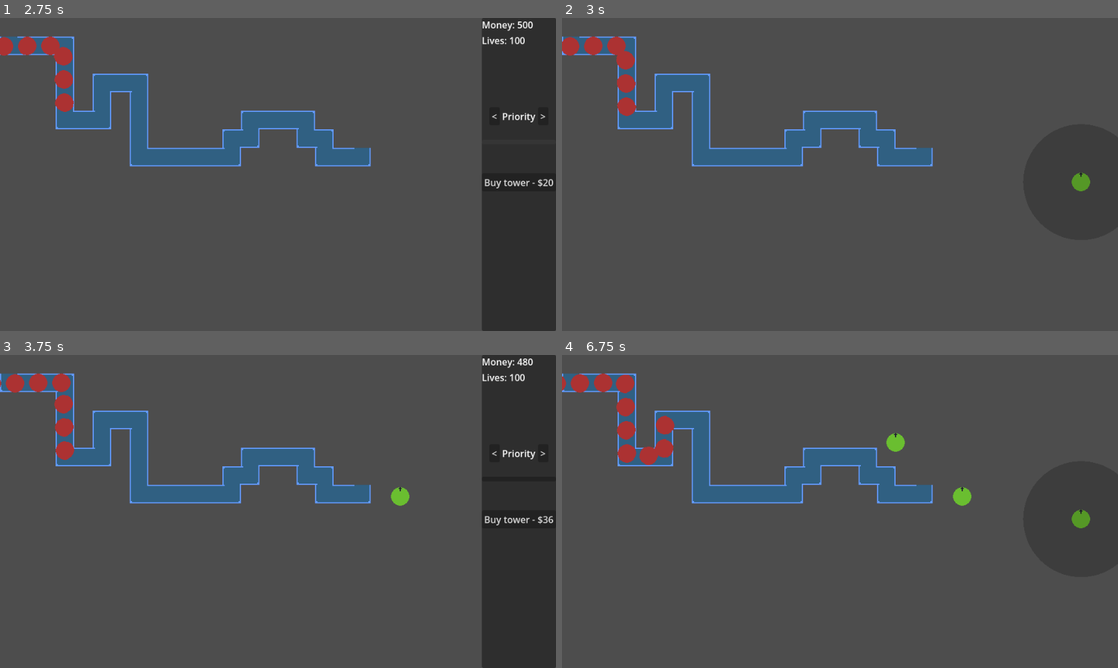
Above: before the commit, frames 1-4 (two rows, left to right).
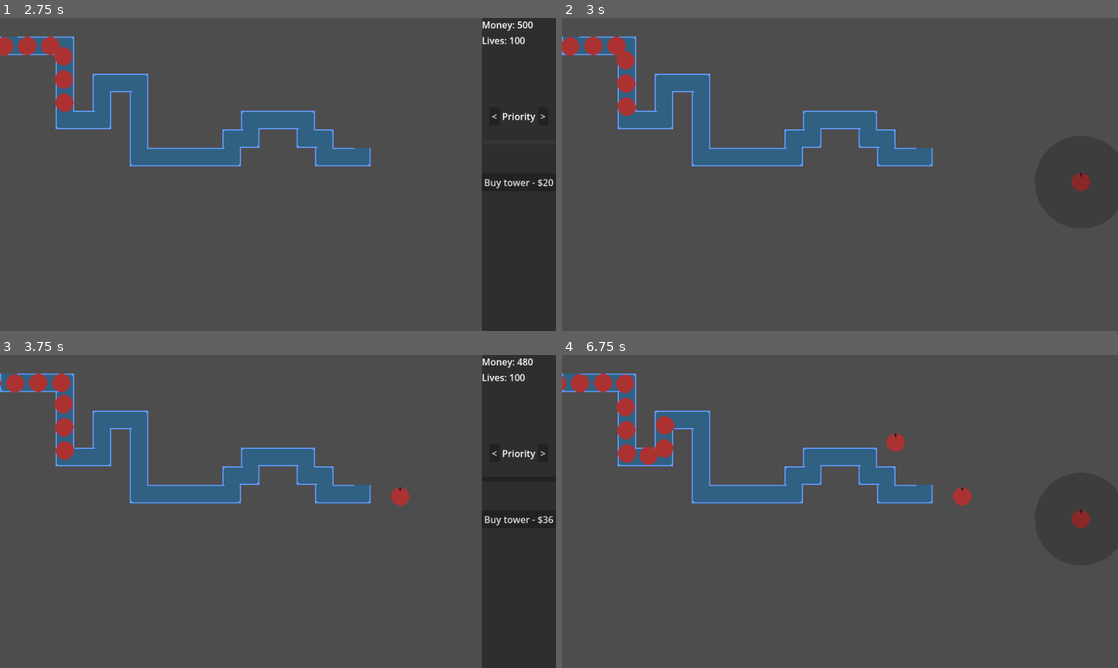
Above: after the commit, the same moments.

Repository: justindeogrades/casinotd
Game: Godot game, scene res://main.tscn
The game is run twice, just before and just after one commit, with the same random seed, the same clock (stepped at 60 frames per second) and the same inputs.
Inputs (mouse positions are in pixels of both pictures, inside the frame that each line leads up to):
- Up to frame 1 (2.75 s): click "<" at 0.5 s; click ">" at 1.25 s; click (517, 143) at 2 s
- Up to frame 2 (3 s): click "Buy tower - $20" at 2.75 s
- Up to frame 3 (3.75 s): tap Enter at 3.5 s; move the mouse to (400, 495) at 3.52 s; click (400, 495) at 3.6 s
- Up to frame 4 (6.75 s): click "Buy tower - $36" at 4.25 s; tap Space at 5 s; move the mouse to (962, 495) at 5.02 s; click (962, 495) at 5.1 s; tap Enter at 5.75 s; move the mouse to (895, 442) at 5.77 s; click (895, 442) at 5.85 s; click "Buy tower - $73" at 6.5 s

Frame 1 is identical in both runs. In frame 2, 0.2% of the frame differs, in the area x 91-95%, y 49-56%; in frame 3, 0.2%; in frame 4, 0.5%, in the area x 58-95%, y 24-56%.
Error in both runs: Invalid call. Nonexistent function 'get_target_priority' in base 'Nil'. (res://tower_data_container.gd:82)

Commit message:
added different towers, fixed a bug with animations not restarting, made projectiles time out

Diff:
--- a/projectile.gd
+++ b/projectile.gd
@@ -1,4 +1,7 @@
 extends RigidBody2D
+
+@export var life_timer : Timer
+@export var life_seconds : float
 
 var damage : float
 var remaining_pierces : int
@@ -9,6 +12,7 @@
 signal damage_dealt(amount : int, crit : int, pos : Vector2)
 
 func _ready() -> void:
+	life_timer.start(life_seconds)
 	linear_velocity = direction * speed
 
 func _on_hitbox_area_entered(area : Area2D) -> void:
@@ -40,3 +44,8 @@
 	if remaining_pierces <= 0:
 		queue_free()
 	remaining_pierces -= 1
+
+
+func _on_lifetime_timeout() -> void:
+	print_debug("projectile timed out")
+	queue_free()
--- a/projectile.tscn
+++ b/projectile.tscn
@@ -6,18 +6,23 @@
 [sub_resource type="CircleShape2D" id="CircleShape2D_qxf0c"]
 radius = 2.0
 
-[node name="Projectile" type="RigidBody2D"]
+[node name="Projectile" type="RigidBody2D" unique_id=1139152246 node_paths=PackedStringArray("life_timer")]
 gravity_scale = 0.0
 script = ExtResource("1_qxf0c")
+life_timer = NodePath("Lifetime")
+life_seconds = 4.0
 
-[node name="Sprite2D" type="Sprite2D" parent="."]
+[node name="Sprite2D" type="Sprite2D" parent="." unique_id=1125238622]
 scale = Vector2(0.2, 0.2)
 texture = ExtResource("2_dgwo2")
 
-[node name="Hitbox" type="Area2D" parent="."]
+[node name="Hitbox" type="Area2D" parent="." unique_id=1431316374]
 collision_mask = 2
 
-[node name="CollisionShape2D" type="CollisionShape2D" parent="Hitbox"]
+[node name="CollisionShape2D" type="CollisionShape2D" parent="Hitbox" unique_id=1226380940]
 shape = SubResource("CircleShape2D_qxf0c")
 
+[node name="Lifetime" type="Timer" parent="." unique_id=1142131269]
+
 [connection signal="area_entered" from="Hitbox" to="." method="_on_hitbox_area_entered"]
+[connection signal="timeout" from="Lifetime" to="." method="_on_lifetime_timeout"]
--- a/tower_placer.gd
+++ b/tower_placer.gd
@@ -2,7 +2,7 @@
 
 @export var track_polygon : Polygon2D
 
-var tower_preload = preload("res://towers/scenes/green_tower.tscn")
+var tower_preload = preload("res://towers/scenes/rare_tower.tscn")
 var tower_ghost_preload = preload("res://tower_ghost.tscn")
 var tower_to_place : Tower = null
 var tower_ghost : Sprite2D
--- /dev/null
+++ b/towers/scenes/common_tower.tscn
@@ -0,0 +1,84 @@
+[gd_scene format=3 uid="uid://crorj23ub5ab8"]
+
+[ext_resource type="Script" uid="uid://tijr7yr80s8" path="res://towers/scripts/tower.gd" id="1_8r2yw"]
+[ext_resource type="Texture2D" uid="uid://ctlh2bymvqury" path="res://towers/sprites/tower_common.png" id="2_4fqqb"]
+
+[sub_resource type="CircleShape2D" id="CircleShape2D_smaqy"]
+radius = 30.0
+
+[sub_resource type="CircleShape2D" id="CircleShape2D_1jgo1"]
+resource_local_to_scene = true
+
+[sub_resource type="Animation" id="Animation_1jgo1"]
+length = 0.001
+tracks/0/type = "value"
+tracks/0/imported = false
+tracks/0/enabled = true
+tracks/0/path = NodePath("Sprite2D:scale")
+tracks/0/interp = 1
+tracks/0/loop_wrap = true
+tracks/0/keys = {
+"times": PackedFloat32Array(0),
+"transitions": PackedFloat32Array(1),
+"update": 0,
+"values": [Vector2(1, 1)]
+}
+
+[sub_resource type="Animation" id="Animation_smaqy"]
+resource_name = "shoot"
+length = 0.3
+tracks/0/type = "value"
+tracks/0/imported = false
+tracks/0/enabled = true
+tracks/0/path = NodePath("Sprite2D:scale")
+tracks/0/interp = 1
+tracks/0/loop_wrap = true
+tracks/0/keys = {
+"times": PackedFloat32Array(0, 0.033333335, 0.3),
+"transitions": PackedFloat32Array(1, 1, 1),
+"update": 0,
+"values": [Vector2(1, 1), Vector2(0.75, 0.75), Vector2(1, 1)]
+}
+
+[sub_resource type="AnimationLibrary" id="AnimationLibrary_e607b"]
+_data = {
+&"RESET": SubResource("Animation_1jgo1"),
+&"shoot": SubResource("Animation_smaqy")
+}
+
+[node name="CommonTower" type="Node2D" unique_id=479165124 node_paths=PackedStringArray("sprite", "range_area", "range_collision", "cooldown_timer", "anim_player")]
+process_mode = 1
+script = ExtResource("1_8r2yw")
+attribute = Array[float]([30.0, 100.0, 100.0, 10.0, 3.0, 1000.0, 1.0, 0.0])
+sprite = NodePath("Sprite2D")
+range_area = NodePath("Range")
+range_collision = NodePath("Range/CollisionShape2D")
+cooldown_timer = NodePath("Cooldown")
+anim_player = NodePath("AnimationPlayer")
+
+[node name="Sprite2D" type="Sprite2D" parent="." unique_id=1959191235]
+texture = ExtResource("2_4fqqb")
+
+[node name="Mousebox" type="Area2D" parent="." unique_id=1883154837]
+process_mode = 3
+
+[node name="CollisionShape2D" type="CollisionShape2D" parent="Mousebox" unique_id=1510036919]
+shape = SubResource("CircleShape2D_smaqy")
+
+[node name="Range" type="Area2D" parent="." unique_id=602552904]
+collision_mask = 2
+input_pickable = false
+
+[node name="CollisionShape2D" type="CollisionShape2D" parent="Range" unique_id=1742737776]
+shape = SubResource("CircleShape2D_1jgo1")
+
+[node name="Cooldown" type="Timer" parent="." unique_id=1627493201]
+one_shot = true
+
+[node name="AnimationPlayer" type="AnimationPlayer" parent="." unique_id=798912892]
+libraries/ = SubResource("AnimationLibrary_e607b")
+
+[connection signal="mouse_entered" from="Mousebox" to="." method="_on_mousebox_mouse_entered"]
+[connection signal="mouse_exited" from="Mousebox" to="." method="_on_mousebox_mouse_exited"]
+[connection signal="area_entered" from="Range" to="." method="_on_range_area_entered"]
+[connection signal="area_exited" from="Range" to="." method="_on_range_area_exited"]
--- a/towers/scenes/green_tower.tscn
+++ b/towers/scenes/legendary_tower.tscn
@@ -1,7 +1,7 @@
-[gd_scene format=3 uid="uid://crorj23ub5ab8"]
+[gd_scene format=3 uid="uid://xyh7cq0sx8bg"]
 
-[ext_resource type="Script" uid="uid://tijr7yr80s8" path="res://towers/scripts/tower.gd" id="1_yf0e6"]
-[ext_resource type="Texture2D" uid="uid://ctlh2bymvqury" path="res://towers/sprites/tower.png" id="2_1jgo1"]
+[ext_resource type="Script" uid="uid://tijr7yr80s8" path="res://towers/scripts/tower.gd" id="1_54xxd"]
+[ext_resource type="Texture2D" uid="uid://chwjiw8w3gw11" path="res://towers/sprites/tower_legendary.png" id="2_54xxd"]
 
 [sub_resource type="CircleShape2D" id="CircleShape2D_smaqy"]
 radius = 30.0
@@ -46,9 +46,10 @@
 &"shoot": SubResource("Animation_smaqy")
 }
 
-[node name="GreenTower" type="Node2D" unique_id=479165124 node_paths=PackedStringArray("sprite", "range_area", "range_collision", "cooldown_timer", "anim_player")]
+[node name="LegendaryTower" type="Node2D" unique_id=479165124 node_paths=PackedStringArray("sprite", "range_area", "range_collision", "cooldown_timer", "anim_player")]
 process_mode = 1
-script = ExtResource("1_yf0e6")
+script = ExtResource("1_54xxd")
+attribute = Array[float]([100.0, 40.0, 200.0, 25.0, 6.0, 1500.0, 1.0, 2.0])
 sprite = NodePath("Sprite2D")
 range_area = NodePath("Range")
 range_collision = NodePath("Range/CollisionShape2D")
@@ -56,7 +57,7 @@
 anim_player = NodePath("AnimationPlayer")
 
 [node name="Sprite2D" type="Sprite2D" parent="." unique_id=1959191235]
-texture = ExtResource("2_1jgo1")
+texture = ExtResource("2_54xxd")
 
 [node name="Mousebox" type="Area2D" parent="." unique_id=1883154837]
 process_mode = 3
--- /dev/null
+++ b/towers/scenes/rare_tower.tscn
@@ -0,0 +1,84 @@
+[gd_scene format=3 uid="uid://bwxy0bgb1d6mp"]
+
+[ext_resource type="Script" uid="uid://tijr7yr80s8" path="res://towers/scripts/tower.gd" id="1_cddq2"]
+[ext_resource type="Texture2D" uid="uid://csmgavthvihud" path="res://towers/sprites/tower_rare.png" id="2_cddq2"]
+
+[sub_resource type="CircleShape2D" id="CircleShape2D_smaqy"]
+radius = 30.0
+
+[sub_resource type="CircleShape2D" id="CircleShape2D_1jgo1"]
+resource_local_to_scene = true
+
+[sub_resource type="Animation" id="Animation_1jgo1"]
+length = 0.001
+tracks/0/type = "value"
+tracks/0/imported = false
+tracks/0/enabled = true
+tracks/0/path = NodePath("Sprite2D:scale")
+tracks/0/interp = 1
+tracks/0/loop_wrap = true
+tracks/0/keys = {
+"times": PackedFloat32Array(0),
+"transitions": PackedFloat32Array(1),
+"update": 0,
+"values": [Vector2(1, 1)]
+}
+
+[sub_resource type="Animation" id="Animation_smaqy"]
+resource_name = "shoot"
+length = 0.3
+tracks/0/type = "value"
+tracks/0/imported = false
+tracks/0/enabled = true
+tracks/0/path = NodePath("Sprite2D:scale")
+tracks/0/interp = 1
+tracks/0/loop_wrap = true
+tracks/0/keys = {
+"times": PackedFloat32Array(0, 0.033333335, 0.3),
+"transitions": PackedFloat32Array(1, 1, 1),
+"update": 0,
+"values": [Vector2(1, 1), Vector2(0.75, 0.75), Vector2(1, 1)]
+}
+
+[sub_resource type="AnimationLibrary" id="AnimationLibrary_e607b"]
+_data = {
+&"RESET": SubResource("Animation_1jgo1"),
+&"shoot": SubResource("Animation_smaqy")
+}
+
+[node name="RareTower" type="Node2D" unique_id=479165124 node_paths=PackedStringArray("sprite", "range_area", "range_collision", "cooldown_timer", "anim_player")]
+process_mode = 1
+script = ExtResource("1_cddq2")
+attribute = Array[float]([25.0, 200.0, 80.0, 10.0, 3.0, 1000.0, 3.0, 0.0])
+sprite = NodePath("Sprite2D")
+range_area = NodePath("Range")
+range_collision = NodePath("Range/CollisionShape2D")
+cooldown_timer = NodePath("Cooldown")
+anim_player = NodePath("AnimationPlayer")
+
+[node name="Sprite2D" type="Sprite2D" parent="." unique_id=1959191235]
+texture = ExtResource("2_cddq2")
+
+[node name="Mousebox" type="Area2D" parent="." unique_id=1883154837]
+process_mode = 3
+
+[node name="CollisionShape2D" type="CollisionShape2D" parent="Mousebox" unique_id=1510036919]
+shape = SubResource("CircleShape2D_smaqy")
+
+[node name="Range" type="Area2D" parent="." unique_id=602552904]
+collision_mask = 2
+input_pickable = false
+
+[node name="CollisionShape2D" type="CollisionShape2D" parent="Range" unique_id=1742737776]
+shape = SubResource("CircleShape2D_1jgo1")
+
+[node name="Cooldown" type="Timer" parent="." unique_id=1627493201]
+one_shot = true
+
+[node name="AnimationPlayer" type="AnimationPlayer" parent="." unique_id=798912892]
+libraries/ = SubResource("AnimationLibrary_e607b")
+
+[connection signal="mouse_entered" from="Mousebox" to="." method="_on_mousebox_mouse_entered"]
+[connection signal="mouse_exited" from="Mousebox" to="." method="_on_mousebox_mouse_exited"]
+[connection signal="area_entered" from="Range" to="." method="_on_range_area_entered"]
+[connection signal="area_exited" from="Range" to="." method="_on_range_area_exited"]
--- /dev/null
+++ b/towers/scenes/uncommon_tower.tscn
@@ -0,0 +1,84 @@
+[gd_scene format=3 uid="uid://d11mcoxeyv10k"]
+
+[ext_resource type="Script" uid="uid://tijr7yr80s8" path="res://towers/scripts/tower.gd" id="1_sj5pv"]
+[ext_resource type="Texture2D" uid="uid://bmqf3lrjeo60u" path="res://towers/sprites/tower_uncommon.png" id="2_sj5pv"]
+
+[sub_resource type="CircleShape2D" id="CircleShape2D_smaqy"]
+radius = 30.0
+
+[sub_resource type="CircleShape2D" id="CircleShape2D_1jgo1"]
+resource_local_to_scene = true
+
+[sub_resource type="Animation" id="Animation_1jgo1"]
+length = 0.001
+tracks/0/type = "value"
+tracks/0/imported = false
+tracks/0/enabled = true
+tracks/0/path = NodePath("Sprite2D:scale")
+tracks/0/interp = 1
+tracks/0/loop_wrap = true
+tracks/0/keys = {
+"times": PackedFloat32Array(0),
+"transitions": PackedFloat32Array(1),
+"update": 0,
+"values": [Vector2(1, 1)]
+}
+
+[sub_resource type="Animation" id="Animation_smaqy"]
+resource_name = "shoot"
+length = 0.3
+tracks/0/type = "value"
+tracks/0/imported = false
+tracks/0/enabled = true
+tracks/0/path = NodePath("Sprite2D:scale")
+tracks/0/interp = 1
+tracks/0/loop_wrap = true
+tracks/0/keys = {
+"times": PackedFloat32Array(0, 0.033333335, 0.3),
+"transitions": PackedFloat32Array(1, 1, 1),
+"update": 0,
+"values": [Vector2(1, 1), Vector2(0.75, 0.75), Vector2(1, 1)]
+}
+
+[sub_resource type="AnimationLibrary" id="AnimationLibrary_e607b"]
+_data = {
+&"RESET": SubResource("Animation_1jgo1"),
+&"shoot": SubResource("Animation_smaqy")
+}
+
+[node name="UncommonTower" type="Node2D" unique_id=479165124 node_paths=PackedStringArray("sprite", "range_area", "range_collision", "cooldown_timer", "anim_player")]
+process_mode = 1
+script = ExtResource("1_sj5pv")
+attribute = Array[float]([36.0, 100.0, 140.0, 10.0, 3.5, 1100.0, 1.0, 0.0])
+sprite = NodePath("Sprite2D")
+range_area = NodePath("Range")
+range_collision = NodePath("Range/CollisionShape2D")
+cooldown_timer = NodePath("Cooldown")
+anim_player = NodePath("AnimationPlayer")
+
+[node name="Sprite2D" type="Sprite2D" parent="." unique_id=1959191235]
+texture = ExtResource("2_sj5pv")
+
+[node name="Mousebox" type="Area2D" parent="." unique_id=1883154837]
+process_mode = 3
+
+[node name="CollisionShape2D" type="CollisionShape2D" parent="Mousebox" unique_id=1510036919]
+shape = SubResource("CircleShape2D_smaqy")
+
+[node name="Range" type="Area2D" parent="." unique_id=602552904]
+collision_mask = 2
+input_pickable = false
+
+[node name="CollisionShape2D" type="CollisionShape2D" parent="Range" unique_id=1742737776]
+shape = SubResource("CircleShape2D_1jgo1")
+
+[node name="Cooldown" type="Timer" parent="." unique_id=1627493201]
+one_shot = true
+
+[node name="AnimationPlayer" type="AnimationPlayer" parent="." unique_id=798912892]
+libraries/ = SubResource("AnimationLibrary_e607b")
+
+[connection signal="mouse_entered" from="Mousebox" to="." method="_on_mousebox_mouse_entered"]
+[connection signal="mouse_exited" from="Mousebox" to="." method="_on_mousebox_mouse_exited"]
+[connection signal="area_entered" from="Range" to="." method="_on_range_area_entered"]
+[connection signal="area_exited" from="Range" to="." method="_on_range_area_exited"]
--- a/towers/scripts/tower.gd
+++ b/towers/scripts/tower.gd
@@ -2,16 +2,19 @@
 extends Node2D
 
 @export_category("Attributes")
-@export var attribute : Array[float] = [
-	30, #Damage
-	100, #Attack speed
-	100, #Range
-	10, #Crit chance (percent)
-	3, #Crit damage multiplier
-	1000, #Projectile speed
-	1, #Projectile count
-	0 #Pierce
-]
+#Set to size 8 in inspector
+#"Default" stats are commented below
+@export var attribute : Array[float]
+#@export var attribute : Array[float] = [
+	#30, #Damage
+	#100, #Attack speed
+	#100, #Range
+	#10, #Crit chance (percent)
+	#3, #Crit damage multiplier
+	#1000, #Projectile speed
+	#1, #Projectile count
+	#0 #Pierce
+#]
 @export var tower_name : String = "Tower"
 #Angle between projectiles
 @export var angle_between_projectiles : float = PI / 12
@@ -85,6 +88,8 @@
 			var aimprime = Vector2(aimprime_x, aimprime_y).normalized()
 
 			spawn_projectile(aimprime)
+
+		anim_player.stop()
 		anim_player.play("shoot")
 
 		cooldown_timer.start(cooldown_seconds)
Not shown: 1 places in projectile.tscn that only renumber resources
Renamed: towers/sprites/tower.png -> towers/sprites/tower_common.png
Not shown, added: towers/sprites/tower_common.png.import
Binary file added: towers/sprites/tower_legendary.png
Not shown, changed: towers/sprites/tower_legendary.png.import
Binary file added: towers/sprites/tower_rare.png
Not shown, added: towers/sprites/tower_rare.png.import
Binary file added: towers/sprites/tower_uncommon.png
Not shown, added: towers/sprites/tower_uncommon.png.import
